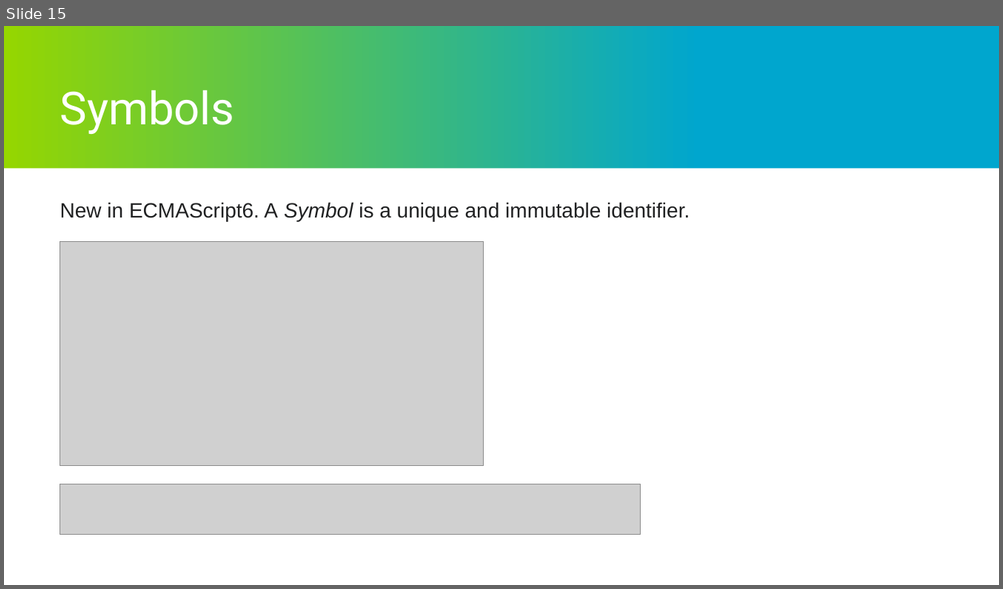
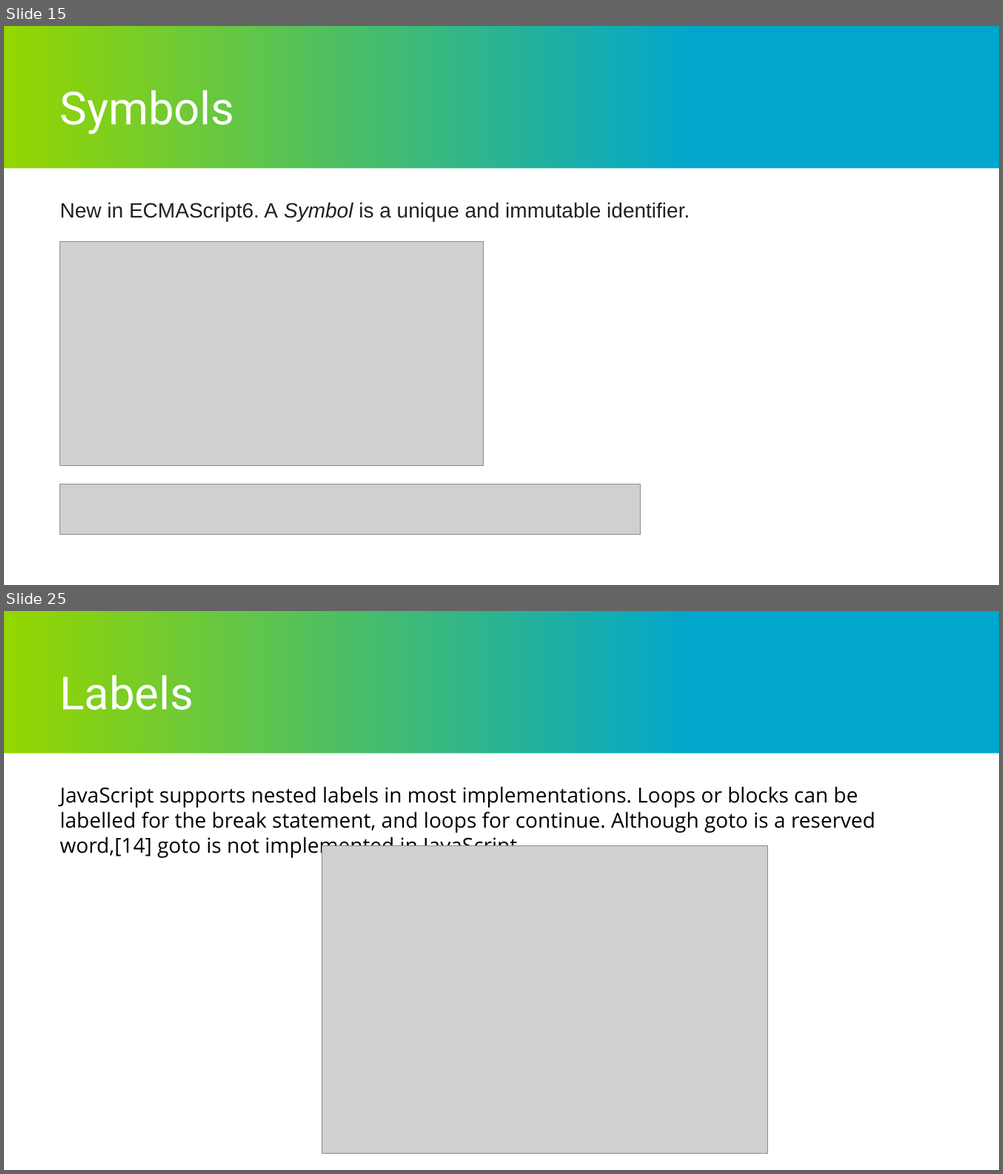
Before and after one commit to maksym-strus/presentations, a slide deck: Syntax.pptx. Shown one above the other, each under a label of ours: slide 15 before the commit, slides 15 and 25 after it; the slides between them are not shown. The pictures are 1003x589 and 1003x1174 pixels, drawn with LibreOffice and Linux fonts; fonts in the diff are those of the drawing; grey boxes stand for pictures; background and template pictures are left out. Boxes give left, top, right and bottom in pixels: in the first picture for what was removed or moved away, otherwise in the second. Text is boxed around its words. In the diff, an @@ line names an element or a change of style, - is before the commit and + after.

```diff
--- a/Syntax.pptx
+++ b/Syntax.pptx
@@ slide 25 added at box(4, 611, 999, 1170), background #000000; not listed: 2 template elements that a slide beside it also shows @@
@@ title added at box(60, 675, 194, 710), 44 pt, text #FFFFFF @@
+Labels
@@ text added at box(60, 786, 875, 858), 20 pt, text #000000 @@
+JavaScript supports nested labels in most implementations. Loops or blocks can be labelled for the break statement, and loops for continue. Although goto is a reserved word,[14] goto is not implemented in JavaScript.
@@ picture added at box(322, 846, 768, 1154) @@
```
Also in this commit, not shown: 18 other slides added, 1 other file.
